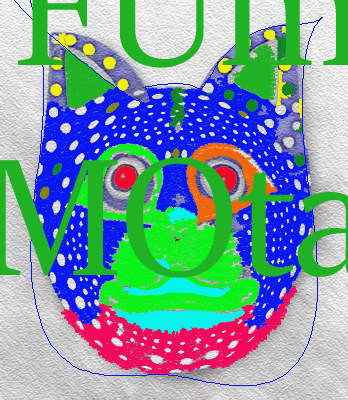
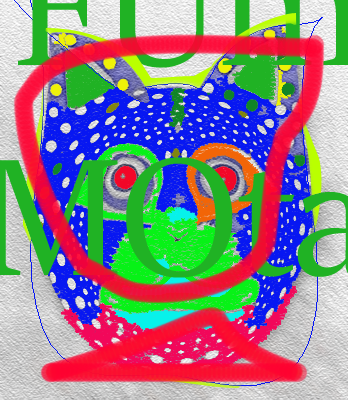
Layer changes from the first 348 x 400 image to the second:
added layer "Layer 1" above "MOta" over box(13, 33, 325, 383)
painted on "MOta" over box(23, 13, 322, 388)
